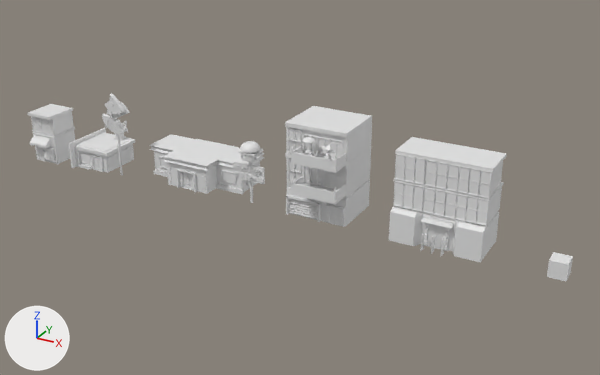
Renders of the Blender file Documentacao/Modelos/Cenário/Modelos3D/Claudio/Blender/PrediosCentro.blend from each side of a commit.
Rendered twice from a camera (50 mm lens) standing at (82.4, -79.1, 43.1) and looking at (37.8, 2.0, 2.6). Lighting does not change. The marker at lower left points along +X, +Y and +Z.

Objects in the first picture: 'Burguer', 'Cube', 'Cube.001', 'LojaGenerica1', 'Pizzaria', 'PredioCentroGenerico'.
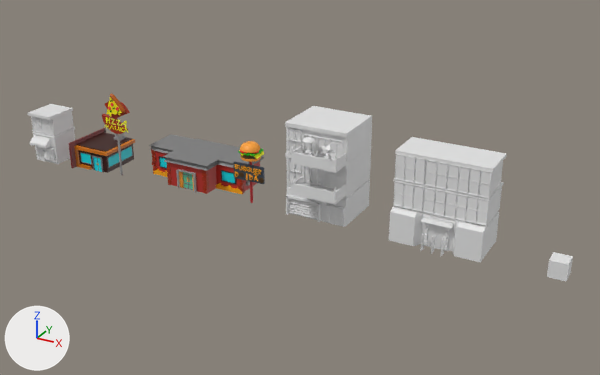
Where the change shows, as pixel boxes (x1, y1, x2, y2) in the pictures (600 x 375 px):
part 1 of me_cube_001, recoloured (grey to brown)
    both: (69, 93, 135, 175)
part 2 of me_cube_002, recoloured
    both: (149, 134, 265, 203)

Patch to the scene script:
```diff
--- a/Documentacao/Modelos/Cenário/Modelos3D/Claudio/Blender/PrediosCentro.blend.py
+++ b/Documentacao/Modelos/Cenário/Modelos3D/Claudio/Blender/PrediosCentro.blend.py
@@ img_mapadecor_texturas_png @@
+img_mapadecor_texturas_png = load_image('MapaDeCor&Texturas.png', '_unpacked/MapaDeCor_Texturas.png', 480, 480, 'sRGB')
@@ mat_universal @@
+mat_universal = principled_material('Universal')
+mat_universal.texture = img_mapadecor_texturas_png
@@ me_cube_001 @@
 # used by ob_pizzaria; location = (5.0, 0.05, 0.0)
-me_cube_001.from_pydata(...)  # 965 vertices, 902 faces; spans x -0.49..8.89, y -2.08..5.05, z -0.16..11.33
+me_cube_001.from_pydata(...)  # 1025 vertices, 966 faces; spans x -0.49..8.89, y -2.08..5.05, z -0.16..11.33
+# me_cube_001 part 1: 900 faces spanning x -0.49..8.89, y -2.08..5.05, z -0.16..11.33 switch from no material to mat_universal (picture img_mapadecor_texturas_png)
@@ me_cube_002 @@
 # used by ob_burguer; location = (22.06, 1.41, -0.18)
-me_cube_002.from_pydata(...)  # 1486 vertices, 1441 faces; spans x -7.0..12.0, y -2.4..5.6, z 0.1..8.0
+me_cube_002.from_pydata(...)  # 1638 vertices, 1576 faces; spans x -7.0..12.0, y -2.4..5.6, z 0.1..8.0
+# me_cube_002 part 2: 1439 faces spanning x -7.0..12.0, y -2.4..5.6, z 0.1..8.0 switch from no material to mat_universal (picture img_mapadecor_texturas_png)
```
